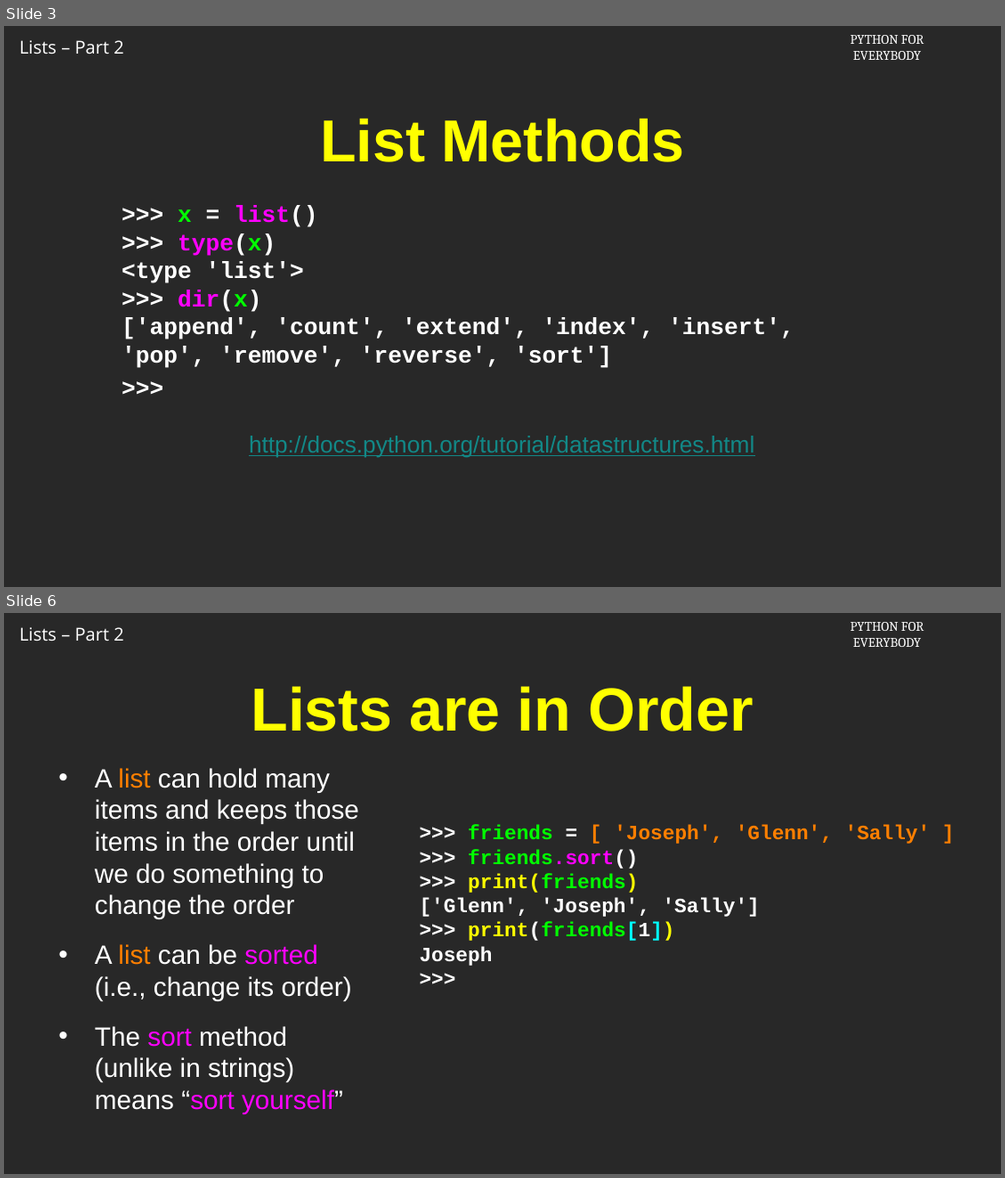
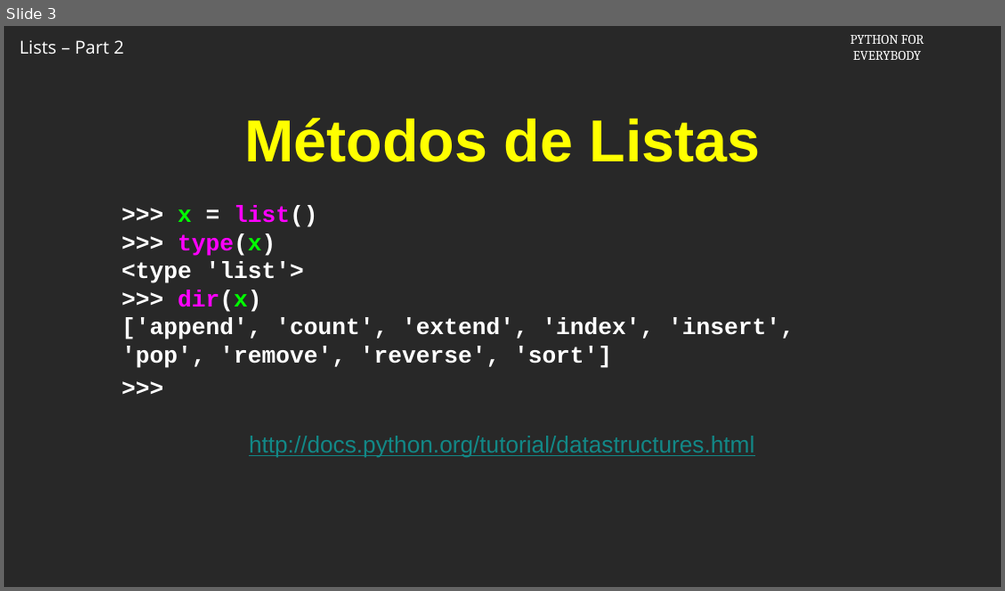
Before and after one commit to csev/py4e, a slide deck: ai/8.2.pptx. Shown one above the other, each under a label of ours: slides 3 and 6 before the commit, slide 3 after it; the slides between them are not shown. The pictures are 1005x1178 and 1005x591 pixels, drawn with LibreOffice and Linux fonts; fonts in the diff are those of the drawing; background and template pictures are left out. Boxes give left, top, right and bottom in pixels: in the first picture for what was removed or moved away, otherwise in the second. Text is boxed around its words. In the diff, an @@ line names an element or a change of style, - is before the commit and + after.

```diff
--- a/ai/8.2.pptx
+++ b/ai/8.2.pptx
@@ slide 6 removed at [4,613,1001,1174], background picture (left out); not listed: 2 template elements that a slide beside it also shows @@
@@ title removed at [251,686,753,731] @@
-Lists are in Order
@@ text removed at [95,768,359,1114] @@
-• A list can hold many items and keeps those items in the order until we do something to change the order
-• A list can be sorted
-  (i.e., change its order)
-• The sort method (unlike in strings) means “sort yourself”
@@ text removed at [420,825,930,965] @@
->>> friends = [ 'Joseph', 'Glenn', 'Sally' ]
->>> friends.sort()
->>> print(friends)
-['Glenn', 'Joseph', 'Sally']
->>> print(friends[1])
-Joseph
->>>
@@ slide 3 changed as well @@
@@ title at [244,118,760,162]: text changed @@
-List Methods
+Métodos de Listas
```
Also in this commit, not shown: 4 other slides changed, 3 slides added, 2 other slides removed.
